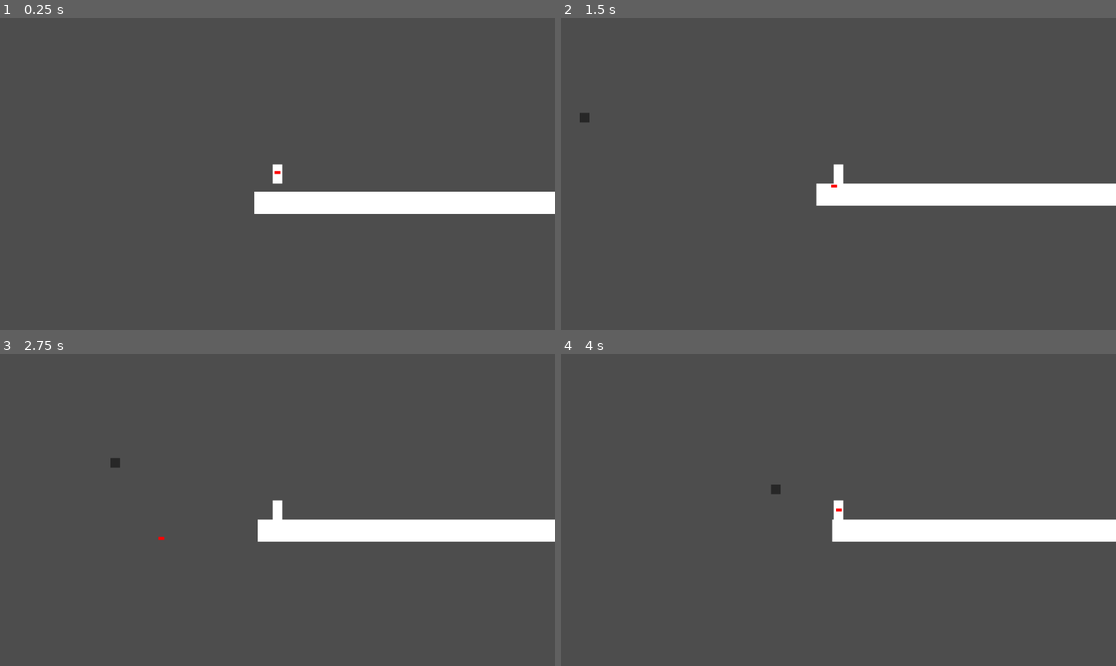
Above: before the commit, frames 1-4 (two rows, left to right).
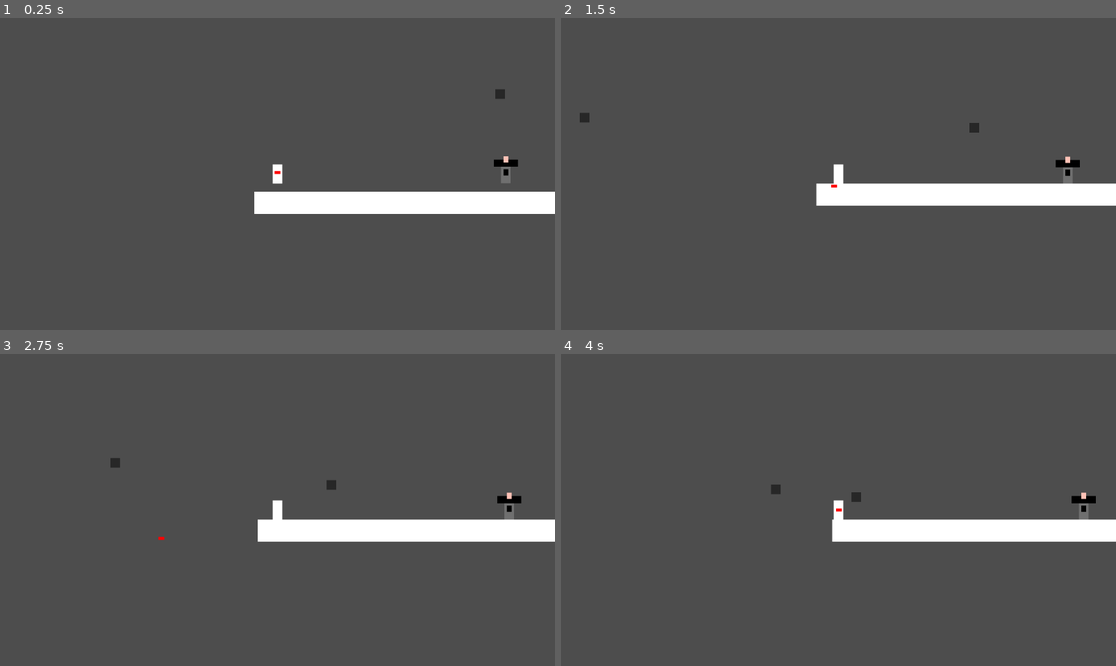
Above: after the commit, the same moments.

Repository: mathkimchi/harpooneer
Game: Godot game, scene res://main_level.tscn
The game is run twice, just before and just after one commit, with the same random seed, the same clock (stepped at 60 frames per second) and the same inputs.
Inputs (mouse positions are in pixels of both pictures, inside the frame that each line leads up to):
- Up to frame 1 (0.25 s): no input
- Up to frame 2 (1.5 s): move the mouse to (810, 236) at 0.52 s; click (810, 236) at 0.67 s; move the mouse to (1005, 220) at 1.27 s; click (1005, 220) at 1.42 s
- Up to frame 3 (2.75 s): move the mouse to (111, 463) at 2.02 s; click (111, 463) at 2.17 s
- Up to frame 4 (4 s): move the mouse to (866, 510) at 2.77 s; click (866, 510) at 2.92 s; move the mouse to (755, 432) at 3.52 s; click (755, 432) at 3.67 s

The runs differ from the first frame. In frame 1, 0.2% of the frame differs, in the area x 88-94%, y 22-54%; in frame 2, 0.3%, in the area x 73-94%, y 33-54%; in frame 3, 0.3%; in frame 4, 0.3%.

Commit message:
add batguy

Diff:
--- /dev/null
+++ b/batguy.gd
@@ -0,0 +1,22 @@
+extends CharacterBody2D
+
+const SPAWN_COOLDOWN = 10.0
+var can_spawn = true
+
+func _physics_process(delta: float) -> void:
+	# Add the gravity.
+	if not is_on_floor():
+		velocity += get_gravity() * delta
+
+	if can_spawn:
+		const BAT = preload("res://bat.tscn")
+		var bat = BAT.instantiate()
+		bat.global_position = self.global_position + Vector2(randf_range(-100, 100), randf_range(-200, -100))
+		add_sibling(bat)
+		can_spawn = false
+		get_tree().create_timer(SPAWN_COOLDOWN).timeout.connect(func (): can_spawn=true)
+
+	move_and_slide()
+
+func enemy_damage() -> void:
+	self.queue_free()
--- /dev/null
+++ b/batguy.tscn
@@ -0,0 +1,40 @@
+[gd_scene load_steps=3 format=3 uid="uid://bovrroddenbj5"]
+
+[ext_resource type="Script" path="res://batguy.gd" id="1_8itid"]
+
+[sub_resource type="RectangleShape2D" id="RectangleShape2D_x28kf"]
+size = Vector2(50, 56)
+
+[node name="Batguy" type="CharacterBody2D"]
+script = ExtResource("1_8itid")
+
+[node name="CollisionShape2D" type="CollisionShape2D" parent="."]
+shape = SubResource("RectangleShape2D_x28kf")
+
+[node name="ColorRect" type="ColorRect" parent="."]
+offset_left = -10.0
+offset_top = -13.0
+offset_right = 10.0
+offset_bottom = 28.0
+color = Color(0.435192, 0.435192, 0.435192, 1)
+
+[node name="ColorRect2" type="ColorRect" parent="."]
+offset_left = -25.0
+offset_top = -21.0
+offset_right = 25.0
+offset_bottom = -6.0
+color = Color(0, 0, 0, 1)
+
+[node name="ColorRect3" type="ColorRect" parent="."]
+offset_left = -5.0
+offset_top = -1.0
+offset_right = 5.0
+offset_bottom = 12.0
+color = Color(0, 0, 0, 1)
+
+[node name="ColorRect3" type="ColorRect" parent="ColorRect3"]
+layout_mode = 0
+offset_top = -27.0
+offset_right = 10.0
+offset_bottom = -14.0
+color = Color(1, 0.76028, 0.715063, 1)
--- a/main_level.tscn
+++ b/main_level.tscn
@@ -1,7 +1,8 @@
-[gd_scene load_steps=5 format=3 uid="uid://c8qc5apdl0u5r"]
+[gd_scene load_steps=6 format=3 uid="uid://c8qc5apdl0u5r"]
 
 [ext_resource type="PackedScene" uid="uid://dylwjeydch4fx" path="res://player.tscn" id="1_hi1ko"]
 [ext_resource type="PackedScene" uid="uid://bl54vcv4htlu6" path="res://bat.tscn" id="2_rpm6s"]
+[ext_resource type="PackedScene" uid="uid://bovrroddenbj5" path="res://batguy.tscn" id="3_rc17f"]
 
 [sub_resource type="QuadMesh" id="QuadMesh_ghafl"]
 
@@ -37,3 +38,6 @@
 position = Vector2(752, 61)
 
 [node name="Bat" parent="." instance=ExtResource("2_rpm6s")]
+
+[node name="Batguy" parent="." instance=ExtResource("3_rc17f")]
+position = Vector2(1226, 49)
Not shown, changed: CHANGELOG.md
